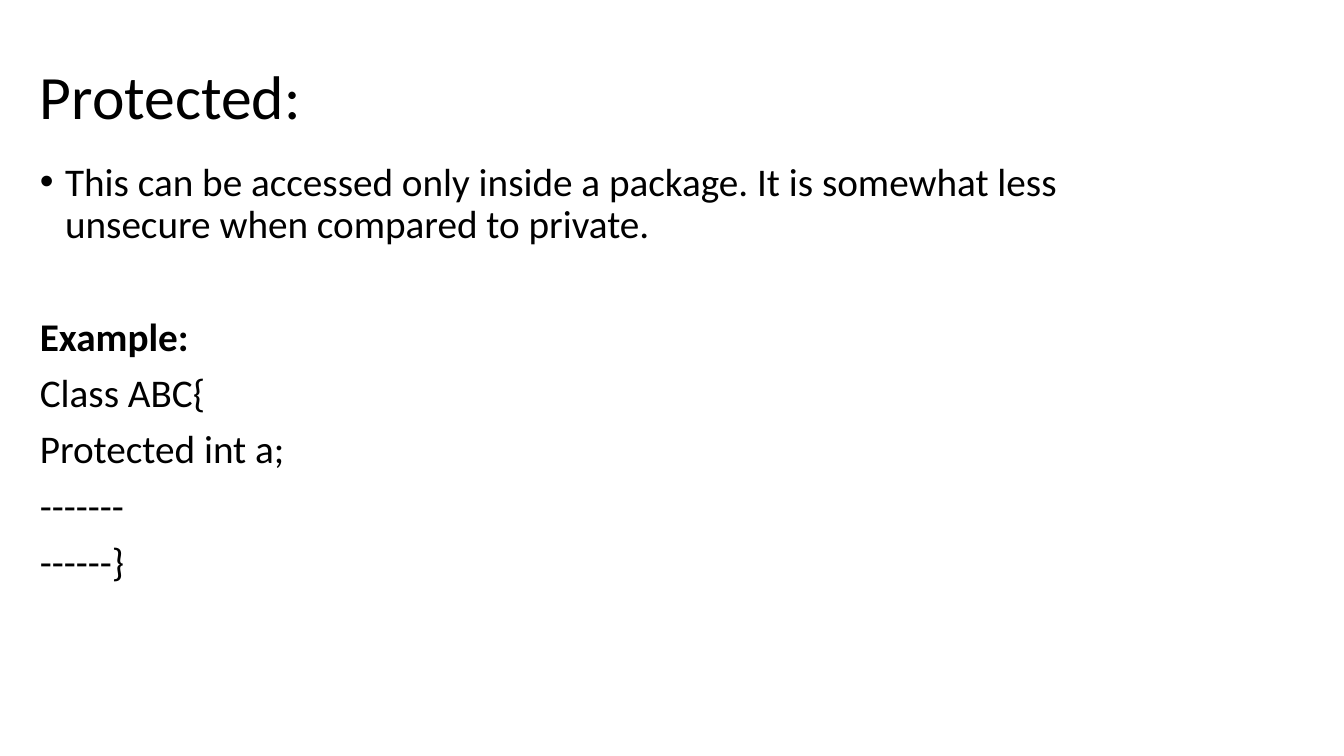
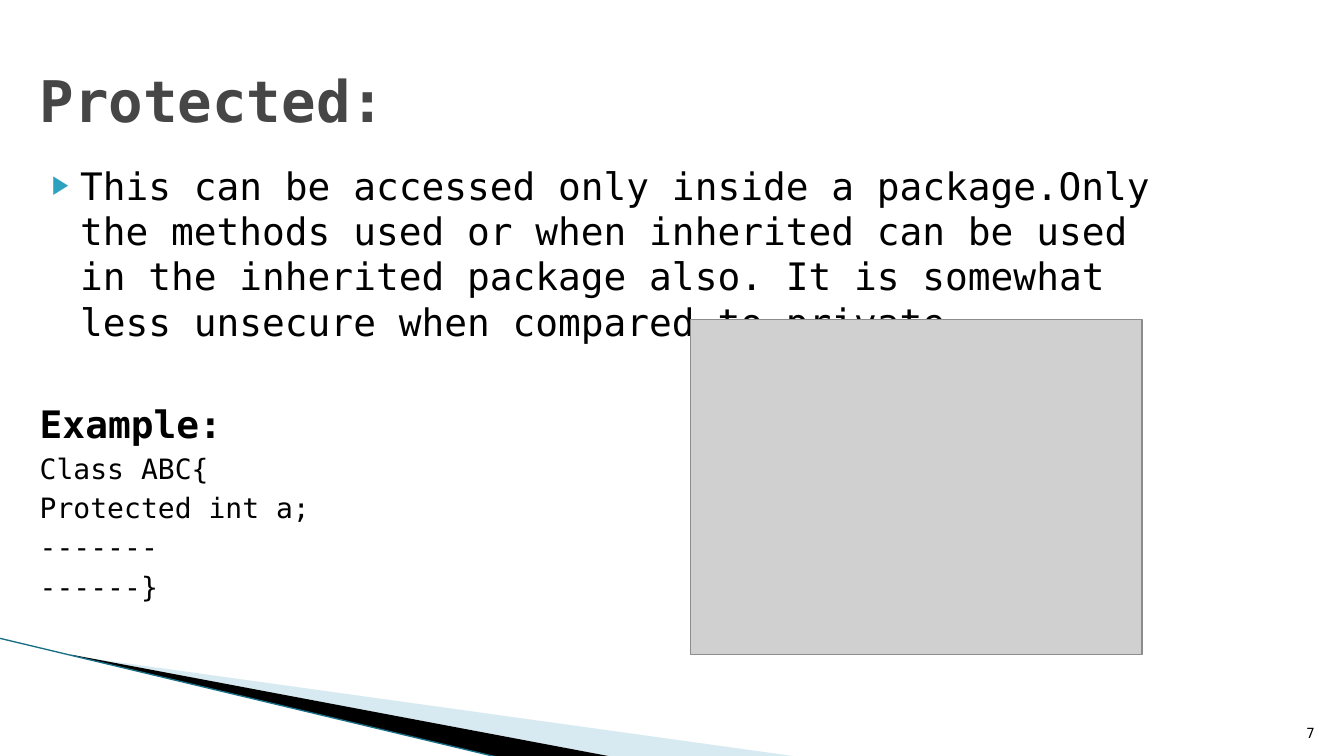
Before and after one commit to sirikoushik/PPT, a slide deck: slide 7 of Access Modifiers.pptx. Drawn at 1344x756 pixels with LibreOffice and Linux fonts; fonts in the diff are those of the drawing; grey boxes stand for pictures; background and template pictures are left out. Boxes give left, top, right and bottom in pixels: in the first picture for what was removed or moved away, otherwise in the second. Text is boxed around its words. In the diff, an @@ line names an element or a change of style, - is before the commit and + after.

```diff
--- a/Access Modifiers.pptx
+++ b/Access Modifiers.pptx
@@ title "Protected:" at <box>40,78,385,123</box>: size 44 to 41 pt, font Calibri to DejaVu Sans Mono, text colour #000000 to #464646, bold on; line spacing 0.9 to 1 @@
@@ text at <box>80,171,1150,344</box>: text changed; size 28 to 27 pt; font Calibri to DejaVu Sans Mono @@
-• This can be accessed only inside a package. It is somewhat less unsecure when compared to private.
+▶ This can be accessed only inside a package.Only the methods used or when inherited can be used in the inherited package also. It is somewhat less unsecure when compared to private.
@@ picture added at <box>691,320,1142,654</box> @@
@@ text at <box>40,409,310,522</box>: size 28 to 27 pt in "Example:"; font Calibri to DejaVu Sans Mono in "Example:", "Class ABC{", "Protected int a;", "-------" and 1 more places; size 28 to 20 pt in "Class ABC{", "Protected int a;", "-------", "------}"; line spacing 0.9 to 1; less space between paragraphs @@
@@ line added from (0, 638) to (499, 756), #97C5D8 0.95 pt @@
@@ freeform shape added at <box>72,654,614,756</box>, fill #000000 @@
@@ freeform shape added at <box>74,655,800,756</box>, fill #A0CBDC at 40% opacity @@
@@ page number added at <box>1306,727,1314,738</box>, 10 pt, text #000000 @@
+7
```
Also in this commit, not shown: 8 other slides changed, 2 slides added, 2 slides removed.
